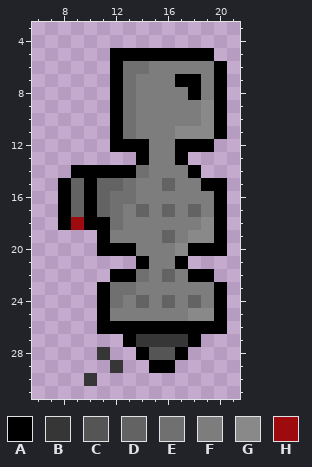
Two states of a pixel-art sprite, sprites/sPlayerJetpack/1dfc6590-3094-4789-a4b9-3b2bf79e59fc.png. The picture above is the old version.
The file is 32x32 pixels. Shown: x 6..21, y 3..31. The old version is drawn lined up with the new one.
Palette (. is transparent): A #000000  B #363636  C #555555  D #636363  E #707070  F #7d7d7d  G #898989  H #9e0b0f
The result:
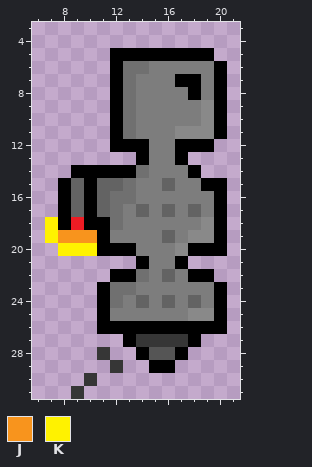
Colours new in this view: J #f8941d  K #fff200
Change:
{"change": "whole drawing moved by +0,-1 (the old picture is shown already moved)"}
{"colour":"H","old":"#9e0b0f","new":"#ee1c24"}
{"y":18,"x":7,"old":".","new":"K"}
{"y":19,"x":7,"old":"....","new":"KJJJ"}
{"y":20,"x":8,"old":"...","new":"KKK"}
{"y":31,"x":9,"old":".","new":"B"}
